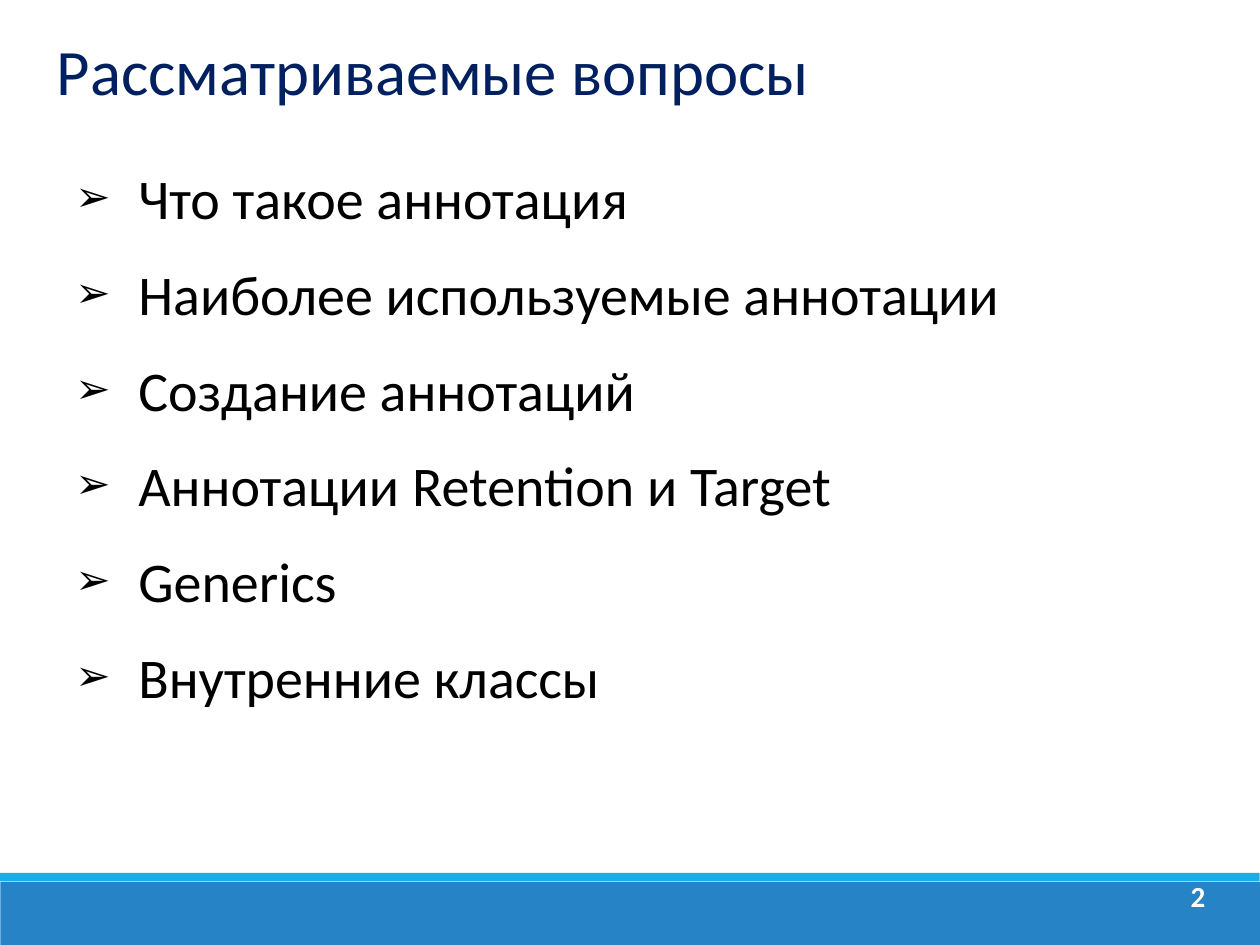
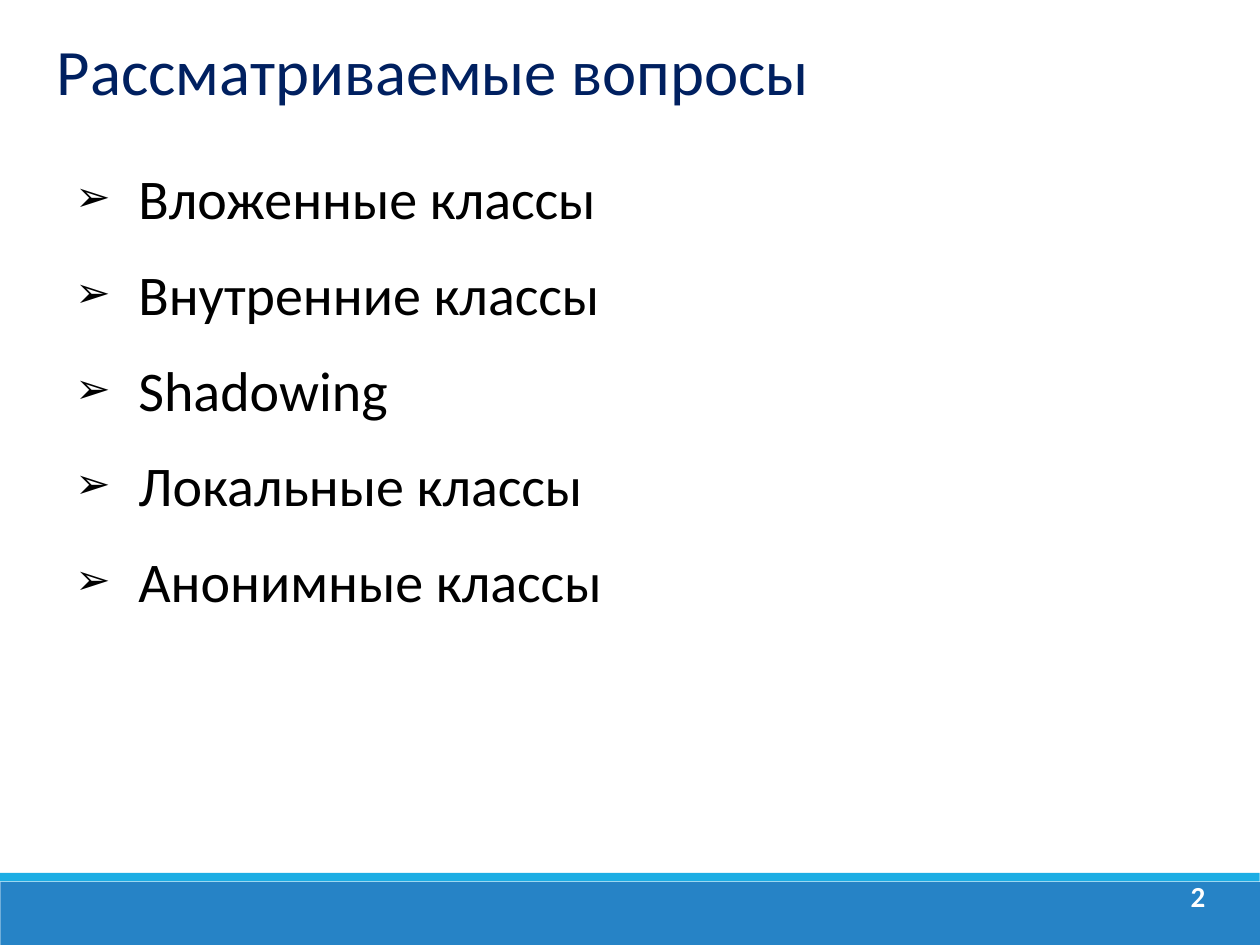
Before and after one commit to dmitry-academy/academy_old, a slide deck: slide 2 of academy/resources/presentations/Java_Lection 9. Внутренние классы.ppt. Drawn at 1260x945 pixels with LibreOffice and Linux fonts; fonts in the diff are those of the drawing; background and template pictures are left out. Boxes give left, top, right and bottom in pixels: in the first picture for what was removed or moved away, otherwise in the second. Text is boxed around its words. In the diff, an @@ line names an element or a change of style, - is before the commit and + after.

Commit message:
bug fixing

```diff
--- a/academy/resources/presentations/Java_Lection 9. Внутренние классы.ppt
+++ b/academy/resources/presentations/Java_Lection 9. Внутренние классы.ppt
@@ text at [138, 183, 596, 220]: text changed @@
-➢ Что такое аннотация
-➢ Наиболее используемые аннотации
-➢ Создание аннотаций
-➢ Аннотации Retention и Target
-➢ Generics
+➢ Вложенные классы
@@ text at [138, 372, 602, 603]: paragraphs added @@
+➢ Shadowing
+➢ Локальные классы
+➢ Анонимные классы
```
